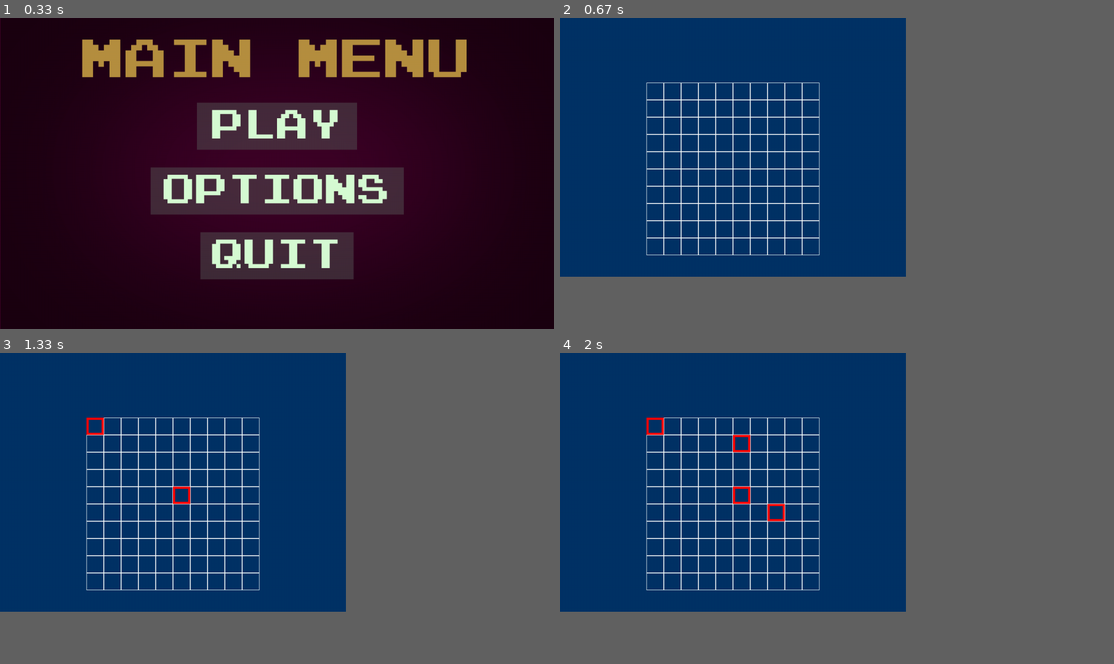
Above: before the commit, frames 1-4 (two rows, left to right).
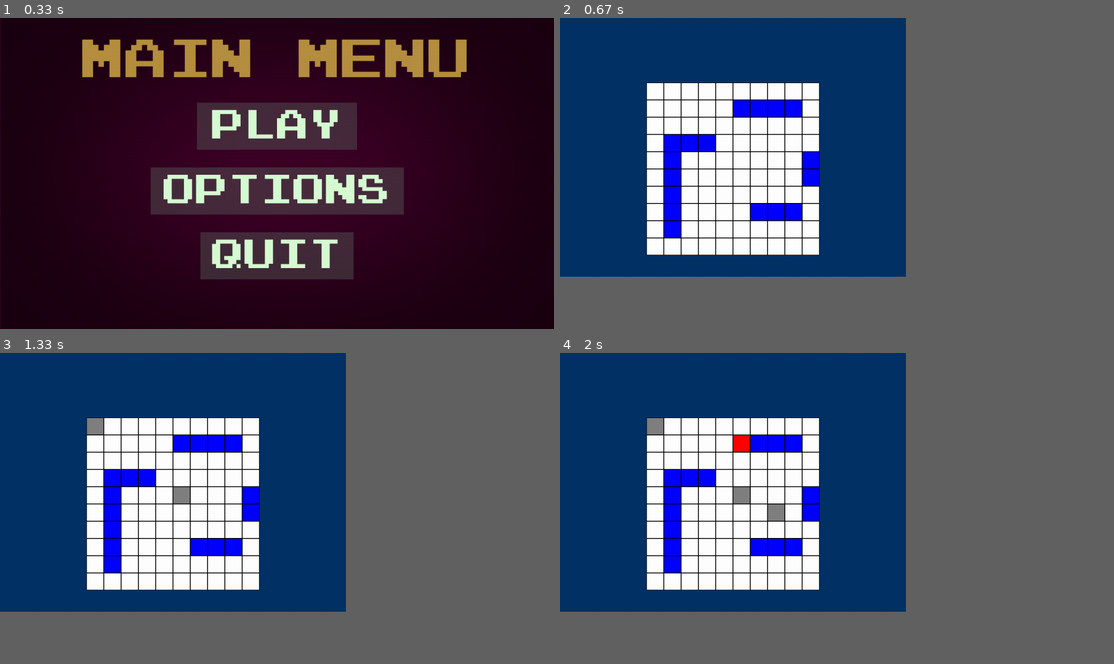
Above: after the commit, the same moments.

Repository: BrianValente/uade-batalla-naval
Game: pygame game, started from uade_battleship/main.py
The game is run twice, just before and just after one commit, with the same random seed, the same clock (stepped at 60 frames per second) and the same inputs.
Inputs (mouse positions are in pixels of both pictures, inside the frame that each line leads up to):
- Up to frame 1 (0.33 s): no input
- Up to frame 2 (0.67 s): click "PLAY" at 0.38 s
- Up to frame 3 (1.33 s): click (177, 499) at 0.72 s; click (94, 427) at 1.05 s
- Up to frame 4 (2 s): click (770, 505) at 1.38 s; click (742, 443) at 1.72 s

Frame 1 is identical in both runs. In frame 2, 17% of the frame differs, in the area x 15-47%, y 20-77%; in frame 3, 17%; in frame 4, 17%.

Commit message:
boton de menú añadido (beta)

Diff:
--- a/uade_battleship/board.py
+++ b/uade_battleship/board.py
@@ -1,6 +1,23 @@
 import pygame
+from random import choice, randint
 
+def menu(window, color, font):
+    global menu_button_rect
+    texto = font.render("Menu", True, (255, 0, 255))
+    menu_button_rect = pygame.Rect(20, 20, texto.get_width() + 20, texto.get_height() + 10)
+    pygame.draw.rect(window, color, menu_button_rect)
+    window.blit(texto, (menu_button_rect.x + 10, menu_button_rect.y + 5))
 
+#muestra el menú
+def show_menu(window, font):
+    menu_items = ["Volver al Menú Principal"]
+    menu_pos = (40, 100)  # Posición del menú
+
+    for idx, item in enumerate(menu_items):
+        text = font.render(item, True, (255, 255, 255))
+        window.blit(text, (menu_pos[0], menu_pos[1] + idx * 40))
+
+# Función para crear la grilla
 def create_game_grid(rows, cols, cellsize, pos):
     start_x = pos[0]
     start_y = pos[1]
@@ -15,7 +32,7 @@
         start_y += cellsize
     return coor_grid
 
-
+# Función para inicializar la lógica del juego
 def update_game_logic(rows, cols):
     gamelogic = []
     for _ in range(rows):
@@ -25,34 +42,59 @@
         gamelogic.append(row_x)
     return gamelogic
 
+# Función para colocar barcos en la lógica del juego
+def colocar_barcos(logica_juego):
+    MAX_ROWS = MAX_COL = len(logica_juego)
+    barcos = [5, 4, 3, 3, 2]  # Tamaños de los barcos
 
+    for barco in barcos:
+        colocado = False
+        while not colocado:
+            orientacion = choice(['H', 'V'])  # Horizontal o Vertical
+            if orientacion == 'H':
+                fila = randint(0, MAX_ROWS - 1)
+                col = randint(0, MAX_COL - barco)
+                if all(logica_juego[fila][c] == " " for c in range(col, col + barco)):
+                    for c in range(col, col + barco):
+                        logica_juego[fila][c] = 'B'  # 'B' representa una parte del barco
+                    colocado = True
+            else:
+                fila = randint(0, MAX_ROWS - barco)
+                col = randint(0, MAX_COL - 1)
+                if all(logica_juego[f][col] == " " for f in range(fila, fila + barco)):
+                    for f in range(fila, fila + barco):
+                        logica_juego[f][col] = 'B'
+                    colocado = True
+
+# Función para mostrar la grilla en pantalla
 def show_grid_on_screen(window, cellsize, player_grid, p_game_logic):
     for row_idx, row in enumerate(player_grid):
         for col_idx, col in enumerate(row):
-            # Cambiar color de la celda en función de la lógica del juego
-            if p_game_logic[row_idx][col_idx] == "X":  # Celda seleccionada
+            if p_game_logic[row_idx][col_idx] == "B":  # Parte del barco
+                color = (0, 0, 255)  # Azul para partes del barco
+            elif p_game_logic[row_idx][col_idx] == "X":  # Celda seleccionada
                 color = (255, 0, 0)  # Rojo para celdas seleccionadas
-                 # Dibuja con borde más grueso para celdas seleccionadas
-                pygame.draw.rect(window, color, (col[0], col[1], cellsize, cellsize), 5)
+            elif p_game_logic[row_idx][col_idx] == "M":  # Marcada como fallo
+                color = (128, 128, 128)  # Gris para fallos
             else:
                 color = (255, 255, 255)  # Blanco para celdas no seleccionadas
-            pygame.draw.rect(window, color, (col[0], col[1], cellsize, cellsize), 1)
+            pygame.draw.rect(window, color, (col[0], col[1], cellsize, cellsize))
+            pygame.draw.rect(window, (0, 0, 0), (col[0], col[1], cellsize, cellsize), 1)  # Borde de la celda
 
-
+# Función para imprimir la lógica del juego en la consola
 def print_game_logic(p_game_logic):
     print("Player Grid".center(50))
     for row in p_game_logic:
         print(row)
 
-
+# Función para actualizar la pantalla del juego
 def update_game_screen(window, p_game_grid, p_game_logic):
     window.fill((0, 51, 102))
     show_grid_on_screen(window, CELLSIZE, p_game_grid, p_game_logic)
     pygame.display.update()
 
-
+# Función para calcular el tamaño y la posición de la grilla
 def grid_size(window, rows, cols, cellsize):
-    """Calcula el tamaño y la posición centrada en la parte inferior de la pantalla"""
     screen_width, screen_height = window.get_size()
     grid_width = cols * cellsize
     grid_height = rows * cellsize
@@ -60,22 +102,23 @@
     start_y = screen_height - grid_height - 50  # 50 píxeles desde la parte inferior
     return start_x, start_y
 
-
+# Función para manejar los clics del ratón
 def handle_mouse_click(mouse_pos, grid, cellsize, p_game_logic):
-    """Detecta si se hizo clic en alguna celda de la grilla"""
     for row_idx, row in enumerate(grid):
         for col_idx, col in enumerate(row):
             cell_rect = pygame.Rect(col[0], col[1], cellsize, cellsize)
             if cell_rect.collidepoint(mouse_pos):
-                # Actualizar la lógica del juego cuando se hace clic en una celda
-                p_game_logic[row_idx][col_idx] = "X"  # Marca la celda como seleccionada
+                if p_game_logic[row_idx][col_idx] == 'B':  # Clic en barco
+                    p_game_logic[row_idx][col_idx] = "X"  # Marca la celda como acertada
+                elif p_game_logic[row_idx][col_idx] == ' ':
+                    p_game_logic[row_idx][col_idx] = "M"  # Marca la celda como fallo
                 print(f"Clicked on cell ({row_idx}, {col_idx})")
+                return  # Salir después del primer clic
 
-
+# Configuración inicial
 ROWS = 10
 COLS = 10
 CELLSIZE = 40
-
 
 def board():
     pygame.init()
@@ -86,7 +129,16 @@
     p_game_grid = create_game_grid(ROWS, COLS, CELLSIZE, p_game_grid_start_pos)
     p_game_logic = update_game_logic(ROWS, COLS)
 
+    colocar_barcos(p_game_logic)  # Coloca barcos en la lógica del juego
     print_game_logic(p_game_logic)
+
+    # Inicializar la fuente y el estado del menú
+    font = pygame.font.SysFont(None, 36)
+    show_menu_flag = False  # Inicialmente, el menú está oculto
+
+    # Crear el rectángulo del botón del menú
+    menu_button_rect = pygame.Rect(20, 20, 100, 50)
+
     RUNGAME = True
 
     while RUNGAME:
@@ -95,8 +147,23 @@
                 RUNGAME = False
             if event.type == pygame.MOUSEBUTTONDOWN:
                 mouse_pos = pygame.mouse.get_pos()
-                handle_mouse_click(mouse_pos, p_game_grid, CELLSIZE, p_game_logic)
+                if menu_button_rect.collidepoint(mouse_pos):
+                    show_menu_flag = not show_menu_flag
+                else:
+                    handle_mouse_click(mouse_pos, p_game_grid, CELLSIZE, p_game_logic)
 
-        update_game_screen(GAMESCREEN, p_game_grid, p_game_logic)
+        GAMESCREEN.fill((0, 51, 102))  # Fondo del juego
+        # Dibuja el botón del menú
+        menu(GAMESCREEN, (100, 100, 100), font)  # Color de fondo del botón
+
+        if show_menu_flag:
+            show_menu(GAMESCREEN, font)  # Mostrar el menú
+        else:
+            update_game_screen(GAMESCREEN, p_game_grid, p_game_logic)  # Mostrar la grilla del juego
+
+        pygame.display.update()
 
     pygame.quit()
+
+if __name__ == "__main__":
+    board()
